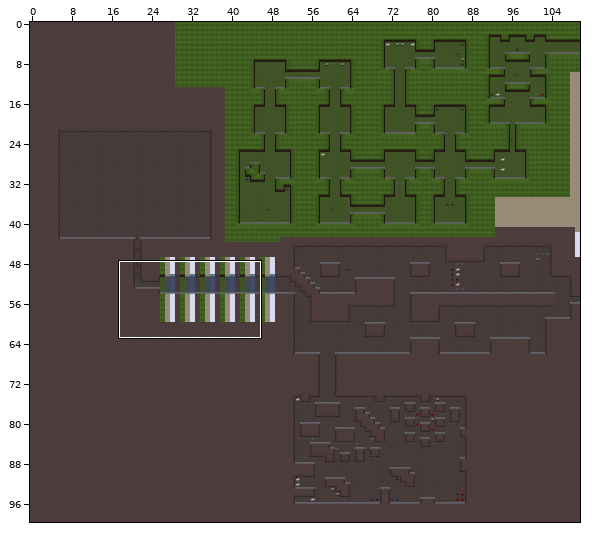
Two states of a Tiled map, Tools/Working Level Editor/Final Level.tmx. The first picture is a wide view before the edit; the outline marks the close-up.
Close-up. Before the edit:
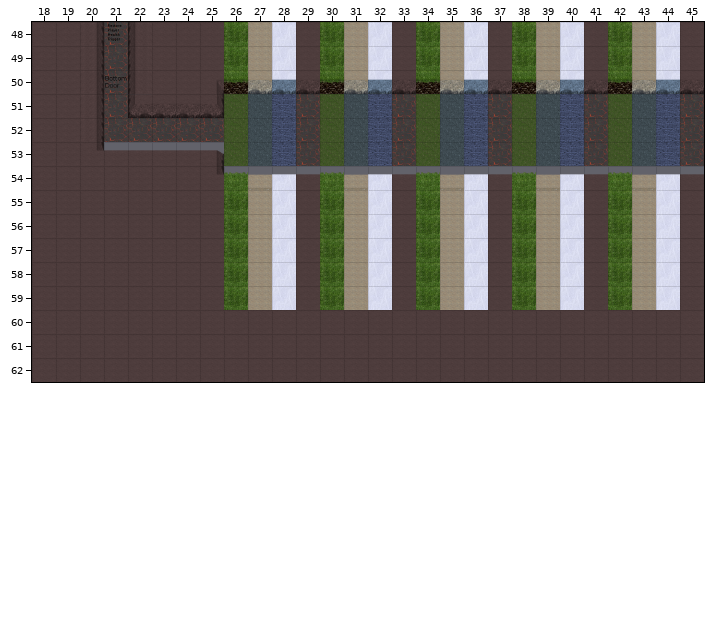
Cells are 64x64 px. Shown: x 18..45, y 48..62. The commit also changed other parts of the map, which this record leaves out.
And afterwards:
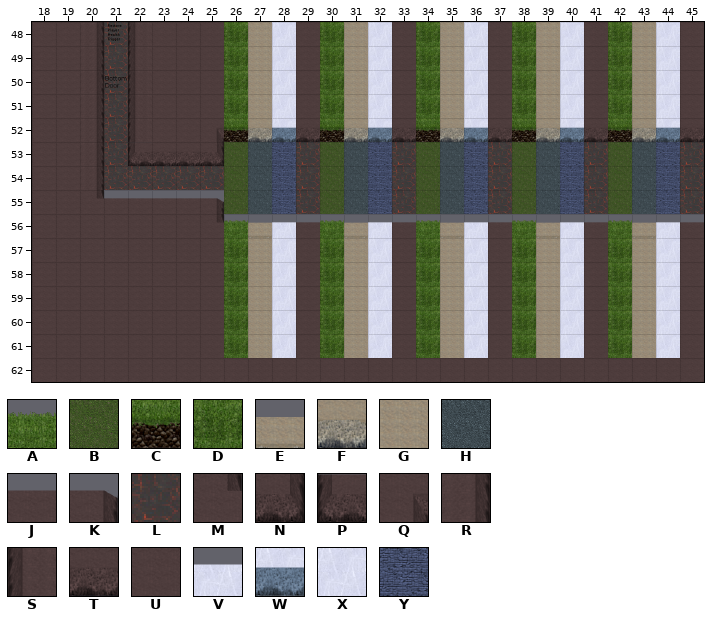
Key: from "Floors/Walls": A 0 "Bottom", B 3 "Floor", C 12 "Wall", D 13 "TopArea", E 14 "Bottom", F 15 "Wall", G 26 "TopArea", H 27 "Floor", J 28 "Bottom", K 29 "BottomConvexCorner", L 31 "Floor", M 32 "BottomCorner", N 34 "ConvexCorner", P 35 "ConvexCorner", Q 36 "Corner", R 38 "SideWall", S 39 "SideWall", T 40 "Wall", U 41 "TopArea", V 42 "Bottom", W 43 "Wall", X 54 "TopArea", Y 55 "Floor".
_ is an empty cell, . an unchanged one.
See-through tiles are keyed as they look on the map.
Diff:
--- layer "Level"
@@ x 20..45 @@
-50 .....QCFWTCFWTCFWTCFWTCFWT
-51 ..PTTNBHYLBHYLBHYLBHYLBHYL
-52 ..LLLLBHYLBHYLBHYLBHYLBHYL
-53 MJJJJK....................
-54 UUUUUMAEVJAEVJAEVJAEVJAEVJ
-55 UUUUUUDGXUDGXUDGXUDGXUDGXU
-56 .....UDGXUDGXUDGXUDGXUDGXU
+50 .....UDGXUDGXUDGXUDGXUDGXU
+51 ..SUUUDGXUDGXUDGXUDGXUDGXU
+52 ..SUUQCFWTCFWTCFWTCFWTCFWT
+53 RLPTTN....................
+54 RLLLLLBHYLBHYLBHYLBHYLBHYL
+55 MJJJJKBHYLBHYLBHYLBHYLBHYL
+56 .....MAEVJAEVJAEVJAEVJAEVJ
@@ x 26..44 @@
-60 UUU.UUU.UUU.UUU.UUU
-61 UUU.UUU.UUU.UUU.UUU
+60 DGX.DGX.DGX.DGX.DGX
+61 DGX.DGX.DGX.DGX.DGX
Changed places in both close-ups, as pixel boxes (x1, y1, x2, y2):
changed: (83, 70, 704, 238)
changed: (224, 310, 296, 358)
changed: (320, 310, 392, 358)
changed: (416, 310, 488, 358)
changed: (512, 310, 584, 358)
changed: (608, 310, 680, 358)
